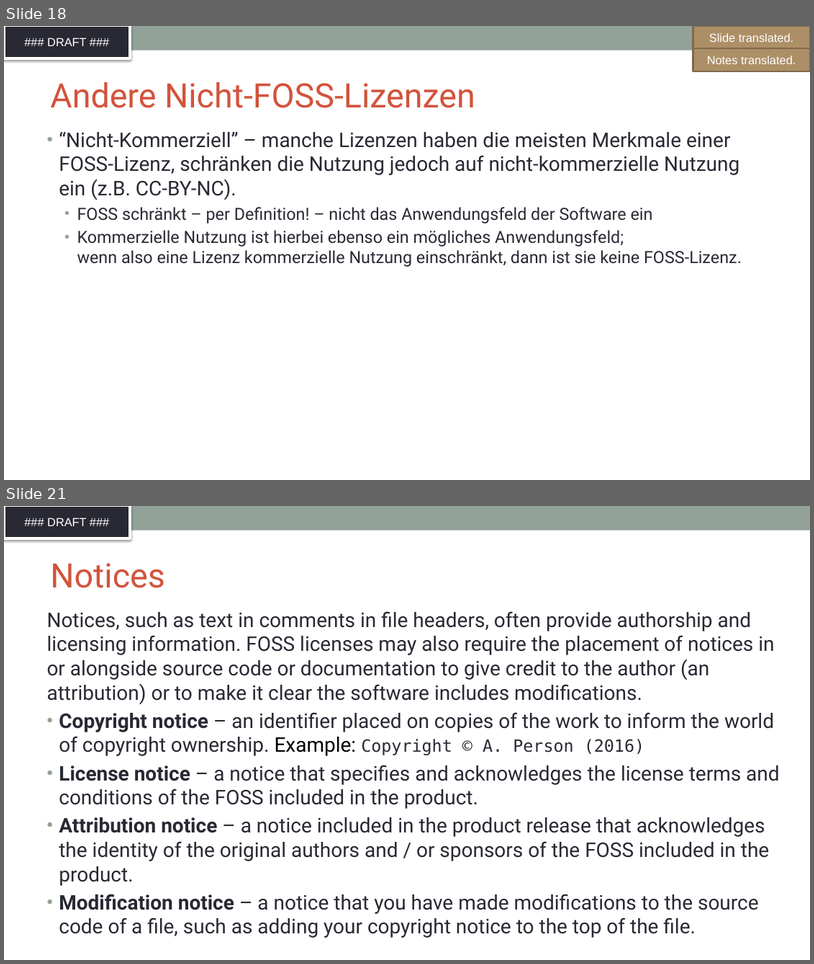
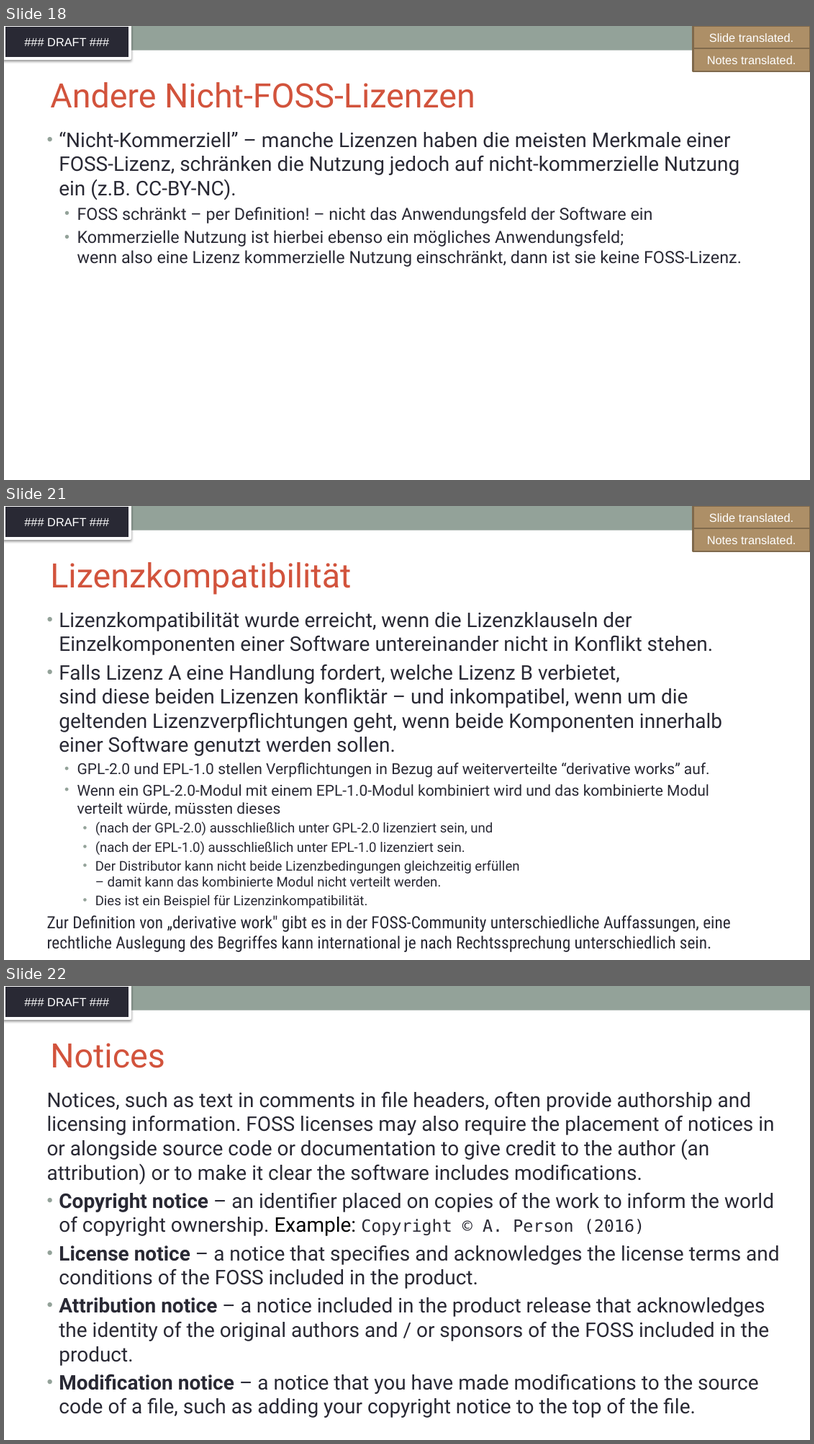
Before and after one commit to SThanheiser/curriculum, a slide deck: translation-DE/slides/DFT_openchain-curriculum-for-1-1_GER.pptx. Shown one above the other, each under a label of ours: slides 18 and 21 before the commit, slides 18, 21 and 22 after it; the slides between them are not shown. The pictures are 814x964 and 814x1444 pixels, drawn with LibreOffice and Linux fonts; fonts in the diff are those of the drawing; background and template pictures are left out. Boxes give left, top, right and bottom in pixels: in the first picture for what was removed or moved away, otherwise in the second. Text is boxed around its words. In the diff, an @@ line names an element or a change of style, - is before the commit and + after.

```diff
--- a/translation-DE/slides/DFT_openchain-curriculum-for-1-1_GER.pptx
+++ b/translation-DE/slides/DFT_openchain-curriculum-for-1-1_GER.pptx
@@ slide 21 added at [4, 506, 810, 960], background #FFFFFF; not listed: 2 template elements that a slide beside it also shows @@
@@ rectangle added at [694, 506, 810, 529], fill #AD8F67, outline #806A4C 2 pt, 14 pt, text #FFFFFF @@
+Slide translated.
@@ rectangle added at [694, 528, 810, 551], fill #AD8F67, outline #806A4C 2 pt, 14 pt, text #FFFFFF @@
+Notes translated.
@@ title added at [50, 562, 351, 595], 40 pt, text #D2533C @@
+Lizenzkompatibilität
@@ text added at [47, 612, 731, 952], 24 pt, text #292934 @@
+• Lizenzkompatibilität wurde erreicht, wenn die Lizenzklauseln der Einzelkomponenten einer Software untereinander nicht in Konflikt stehen.
+• Falls Lizenz A eine Handlung fordert, welche Lizenz B verbietet,
+  sind diese beiden Lizenzen konfliktär – und inkompatibel, wenn um die geltenden Lizenzverpflichtungen geht, wenn beide Komponenten innerhalb einer Software genutzt werden sollen.
+  • GPL-2.0 und EPL-1.0 stellen Verpflichtungen in Bezug auf weiterverteilte “derivative works” auf.
+  • Wenn ein GPL-2.0-Modul mit einem EPL-1.0-Modul kombiniert wird und das kombinierte Modul verteilt würde, müssten dieses
+    • (nach der GPL-2.0) ausschließlich unter GPL-2.0 lizenziert sein, und
+    • (nach der EPL-1.0) ausschließlich unter EPL-1.0 lizenziert sein.
+    • Der Distributor kann nicht beide Lizenzbedingungen gleichzeitig erfüllen
+      – damit kann das kombinierte Modul nicht verteilt werden.
+    • Dies ist ein Beispiel für Lizenzinkompatibilität.
+Zur Definition von „derivative work" gibt es in der FOSS-Community unterschiedliche Auffassungen, eine rechtliche Auslegung des Begriffes kann international je nach Rechtssprechung unterschiedlich sein.
@@ what was slide 21 is now slide 22 @@
```
Also in this commit, not shown: 3 other slides added, 3 slides removed.
